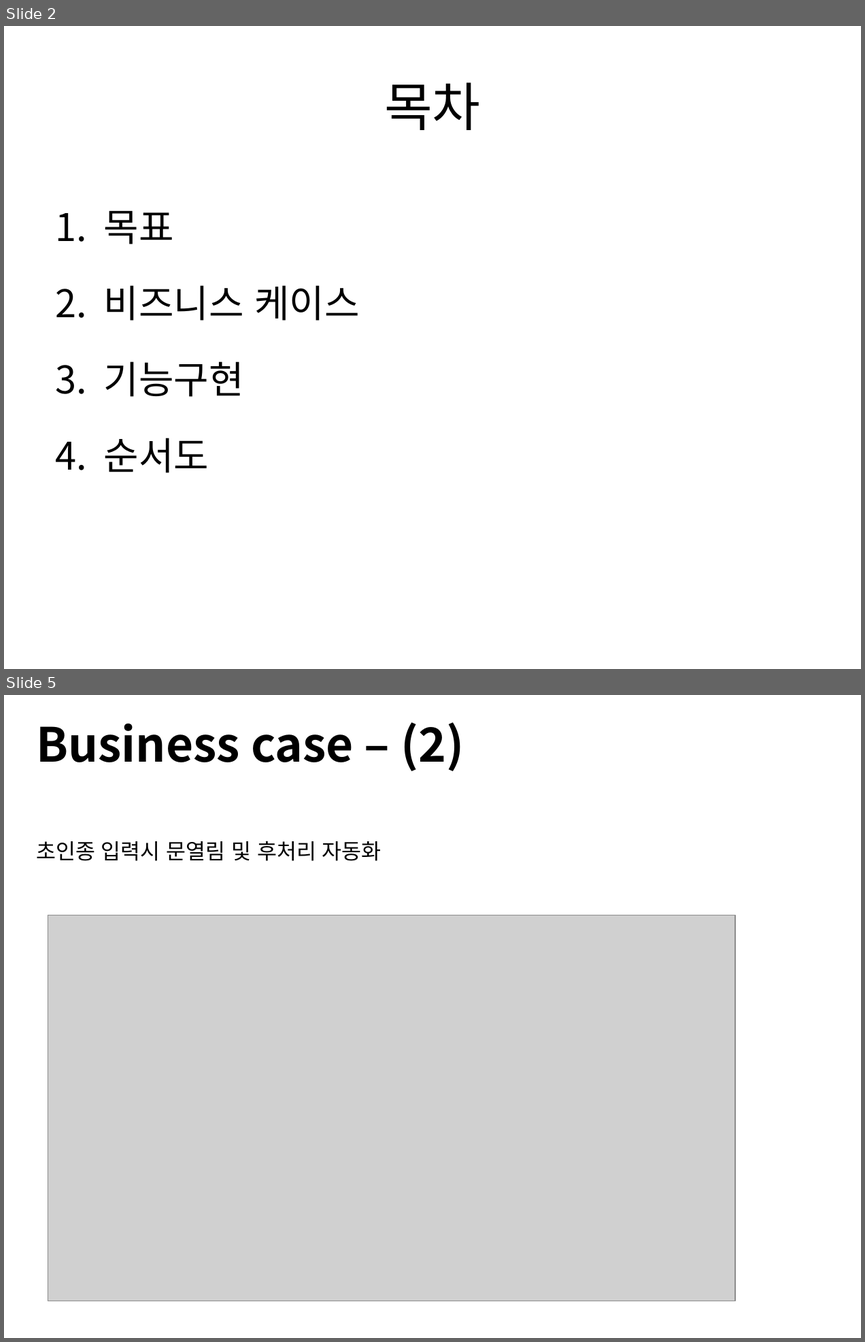
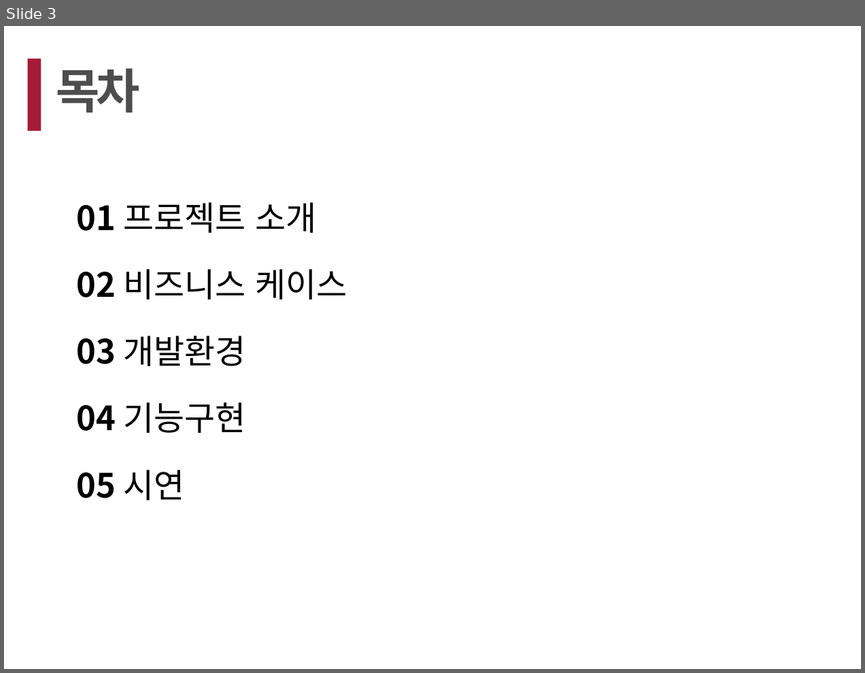
Before and after one commit to choitom/LG_SW_SMART_DOOR, a slide deck: smart_door.pptx. Shown one above the other, each under a label of ours: slides 2 and 5 before the commit, slide 3 after it; the slides between them are not shown. The pictures are 865x1342 and 865x673 pixels, drawn with LibreOffice and Linux fonts; fonts in the diff are those of the drawing; grey boxes stand for pictures. Boxes give left, top, right and bottom in pixels: in the first picture for what was removed or moved away, otherwise in the second. Text is boxed around its words. In the diff, an @@ line names an element or a change of style, - is before the commit and + after.

```diff
--- a/smart_door.pptx
+++ b/smart_door.pptx
@@ slide 5 removed at bbox=[4, 695, 861, 1338], background #FFFFFF @@
@@ title removed at bbox=[36, 722, 464, 771] @@
-Business case – (2)
@@ text removed at bbox=[36, 841, 381, 861] @@
-초인종 입력시 문열림 및 후처리 자동화
@@ picture removed at bbox=[48, 915, 735, 1301] @@
@@ what was slide 2 is now slide 3 @@
@@ slide 3 changed as well @@
@@ rectangle added at bbox=[28, 59, 41, 131], fill #A51B37 @@
@@ text "목차": place and size @@
-text "목차" at bbox=[384, 82, 481, 130]
+text "목차" at bbox=[56, 68, 140, 113]
@@ text "목차" at bbox=[56, 68, 140, 113]: size 44 to 40 pt, text colour #000000 to #4D4D4D, letter spacing 0 to -3 pt, bold on; alignment centre to justified; vertical alignment middle to top @@
@@ text at bbox=[77, 202, 347, 500]: text changed; size 32 to 28 pt @@
-1. 목표
-2. 비즈니스 케이스
-3. 기능구현
-4. 순서도
+01 프로젝트 소개
+02 비즈니스 케이스
+03 개발환경
+04 기능구현
+05 시연
```
Also in this commit, not shown: 3 other slides changed, 15 slides added, 3 other slides removed.
